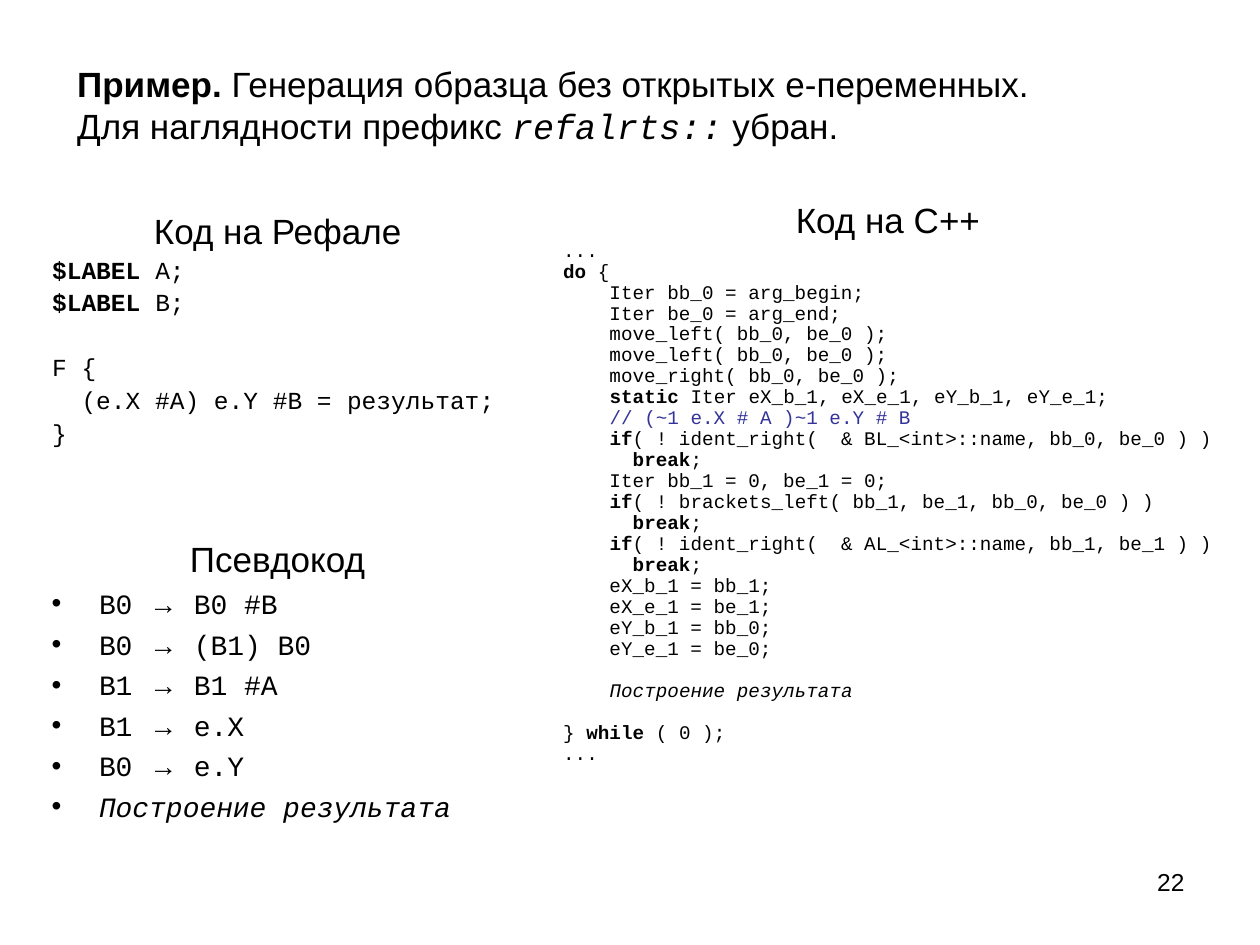
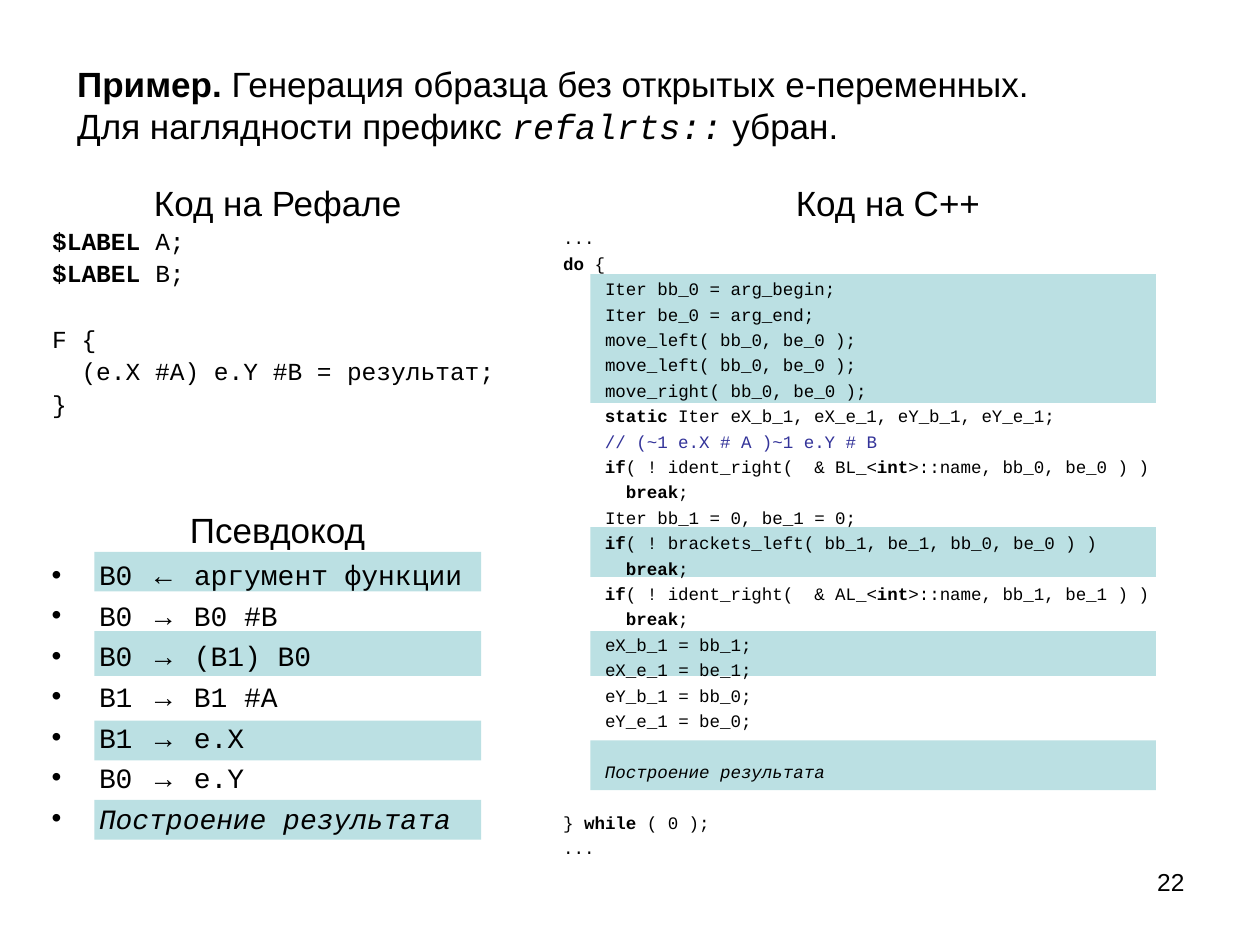
Before and after one commit to Mazdaywik/Refal-05, a slide deck: slide 22 of doc/Компилятор Простого Рефала.ppt. Drawn at 1260x945 pixels with LibreOffice and Linux fonts; fonts in the diff are those of the drawing. Boxes give left, top, right and bottom in pixels: in the first picture for what was removed or moved away, otherwise in the second. Text is boxed around its words. In the diff, an @@ line names an element or a change of style, - is before the commit and + after.

```diff
--- a/doc/Компилятор Простого Рефала.ppt
+++ b/doc/Компилятор Простого Рефала.ppt
@@ text "Код на Рефале": place and size @@
-text "Код на Рефале" at <box>52,218,494,414</box>
+text "Код на Рефале" at <box>52,190,494,385</box>
@@ text "Код на C++": place and size @@
-text "Код на C++" at <box>563,208,1165,740</box>
+text "Код на C++" at <box>563,191,1107,829</box>
@@ text "Код на C++" at <box>563,191,1107,829</box>: size 11 to 10 pt; bold on in "BL_<int>::name,", "AL_<int>::name,"; line spacing 0.7 to 1 @@
@@ rectangle added at <box>591,275,1157,403</box>, fill #BBE0E3 @@
@@ text "Псевдокод": place and size @@
-text "Псевдокод" at <box>99,548,451,823</box>
+text "Псевдокод" at <box>99,519,462,835</box>
@@ rectangle added at <box>591,527,1157,576</box>, fill #BBE0E3 @@
@@ rectangle added at <box>94,552,481,591</box>, fill #BBE0E3 @@
@@ text at <box>99,565,462,593</box>: paragraph added @@
+• B0 ← аргумент функции
@@ rectangle added at <box>94,631,481,675</box>, fill #BBE0E3 @@
@@ rectangle added at <box>591,631,1157,675</box>, fill #BBE0E3 @@
@@ rectangle added at <box>94,721,481,761</box>, fill #BBE0E3 @@
@@ rectangle added at <box>591,741,1157,790</box>, fill #BBE0E3 @@
@@ rectangle added at <box>94,800,481,840</box>, fill #BBE0E3 @@
```
Also in this commit, not shown: 13 other slides changed, 3 slides added, 1 other file.
